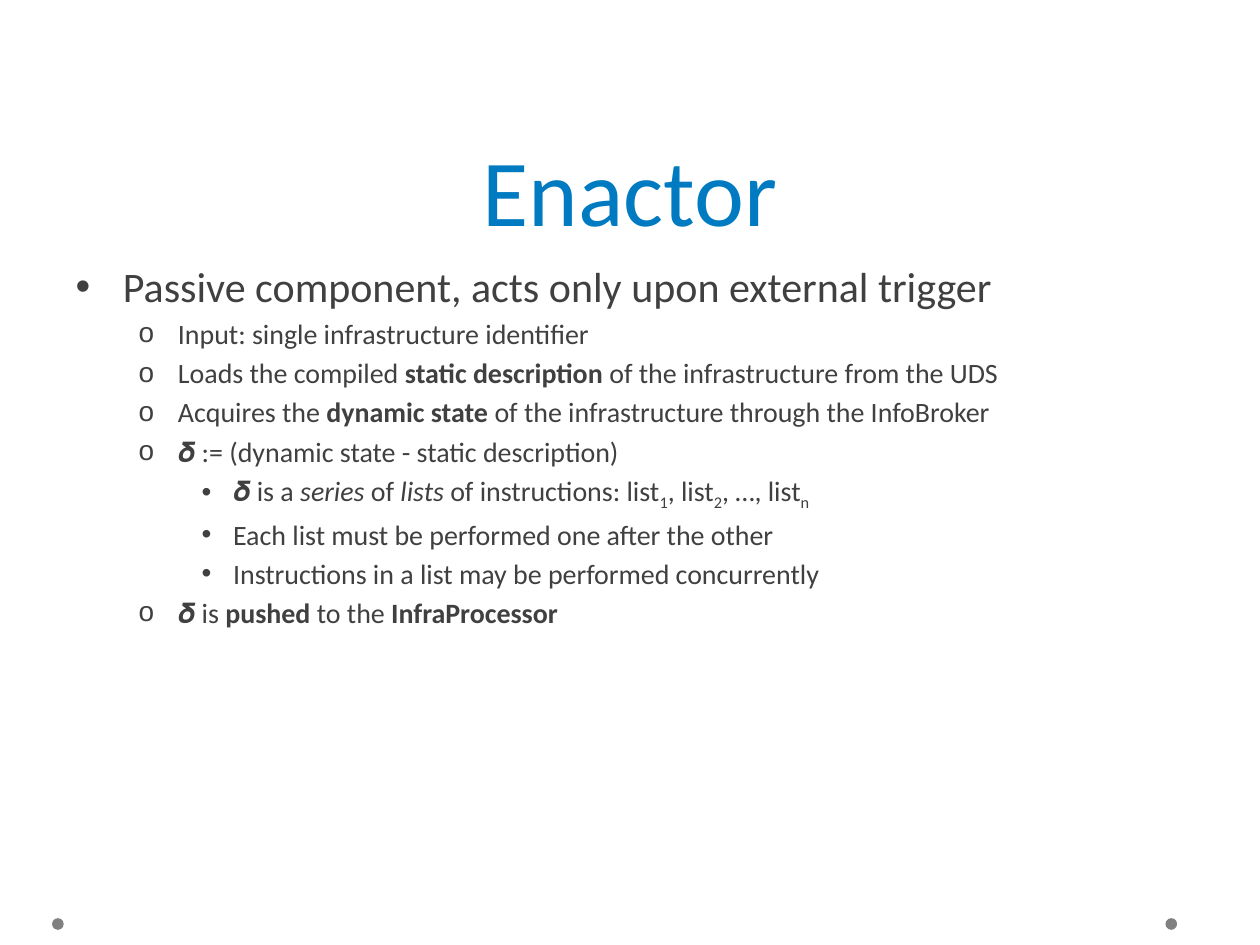
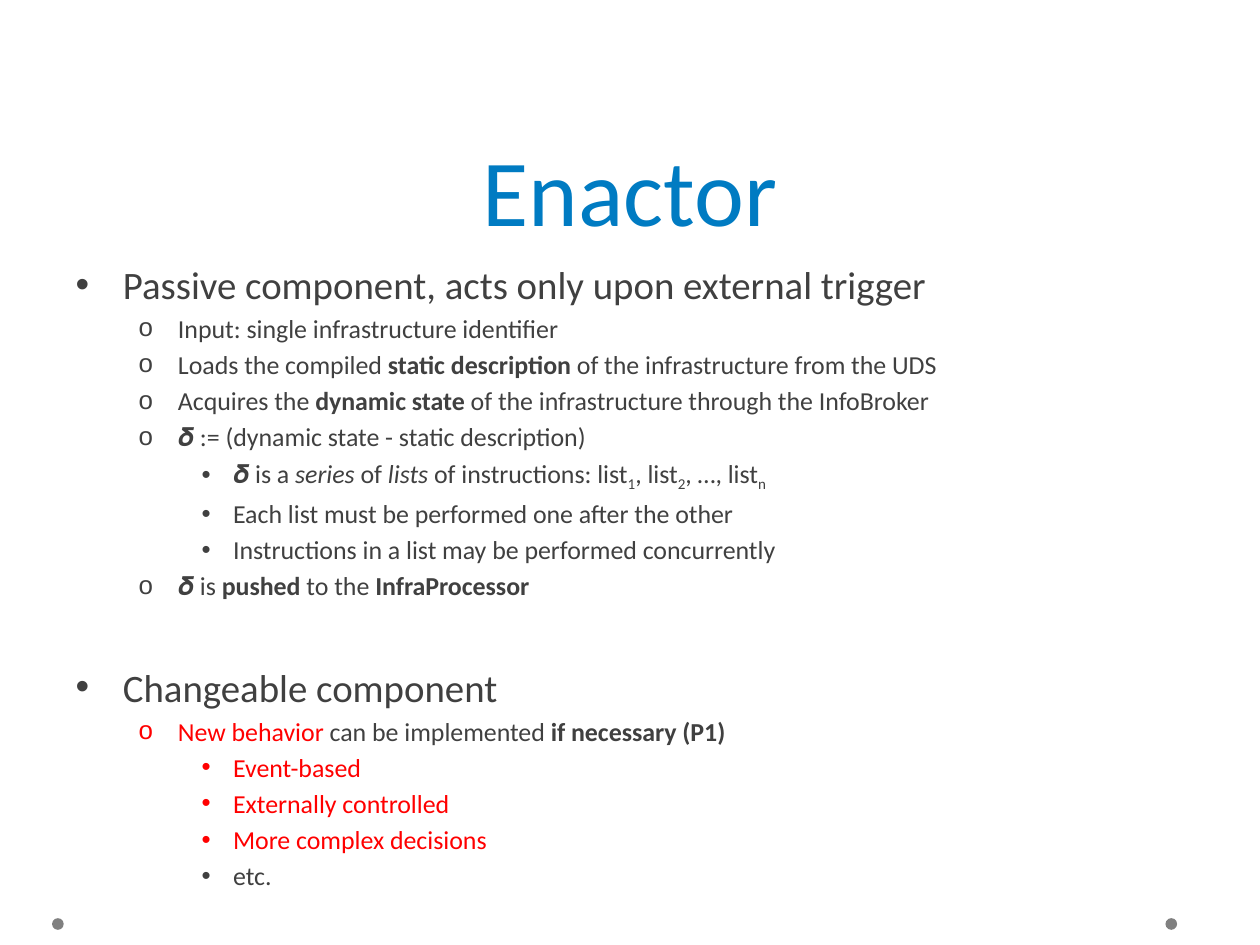
Before and after one commit to occopus/docs, a slide deck: slide 17 of sztaki-occo-report.pptx. Drawn at 1260x945 pixels with LibreOffice and Linux fonts; fonts in the diff are those of the drawing; background and template pictures are left out. Boxes give left, top, right and bottom in pixels: in the first picture for what was removed or moved away, otherwise in the second. Text is boxed around its words. In the diff, an @@ line names an element or a change of style, - is before the commit and + after.

```diff
--- a/sztaki-occo-report.pptx
+++ b/sztaki-occo-report.pptx
@@ text at (x1=123, y1=272, x2=936, y2=599): size 24 to 22.2 pt in "Passive component, acts only upon external trigger"; size 16 to 14.8 pt in "Input: single infrastructure identifier", "Loads the compiled static description of the ...", "Acquires the dynamic state of the infrastructure ...", "𝜹 := (dynamic state - static description)" and 4 more places @@
@@ text at (x1=123, y1=675, x2=725, y2=885): paragraphs added @@
+• Changeable component
+  o New behavior can be implemented if necessary (P1)
+    • Event-based
+    • Externally controlled
+    • More complex decisions
+    • etc.
```
Also in this commit, not shown: 7 other slides changed, 10 slides added.
